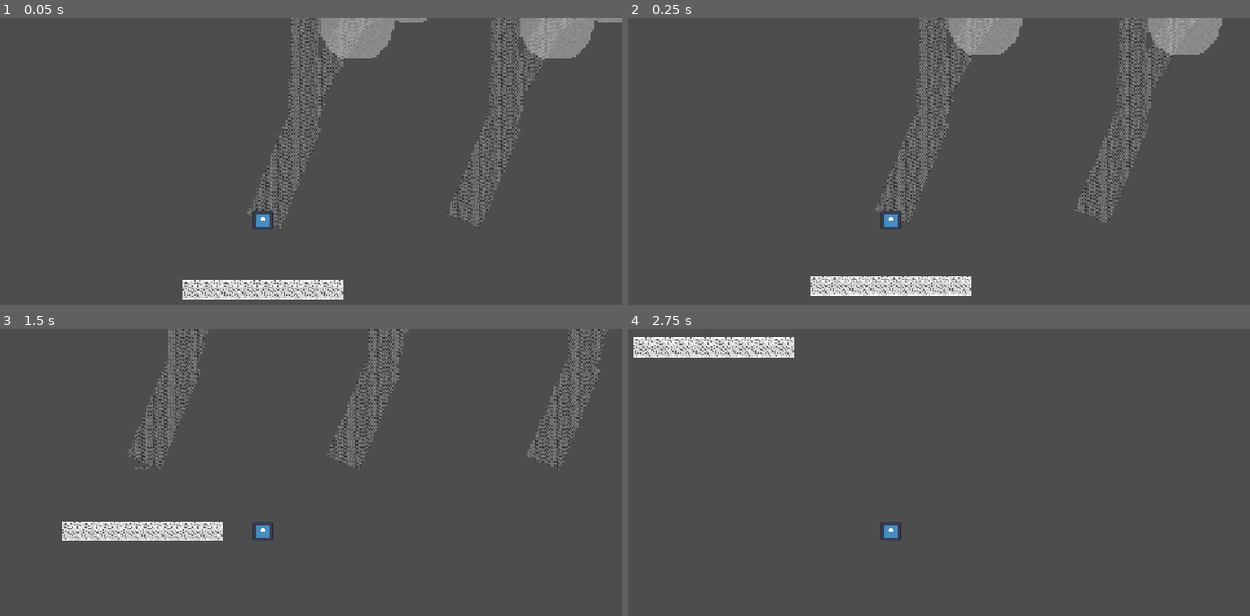
Above: before the commit, frames 1-4 (two rows, left to right).
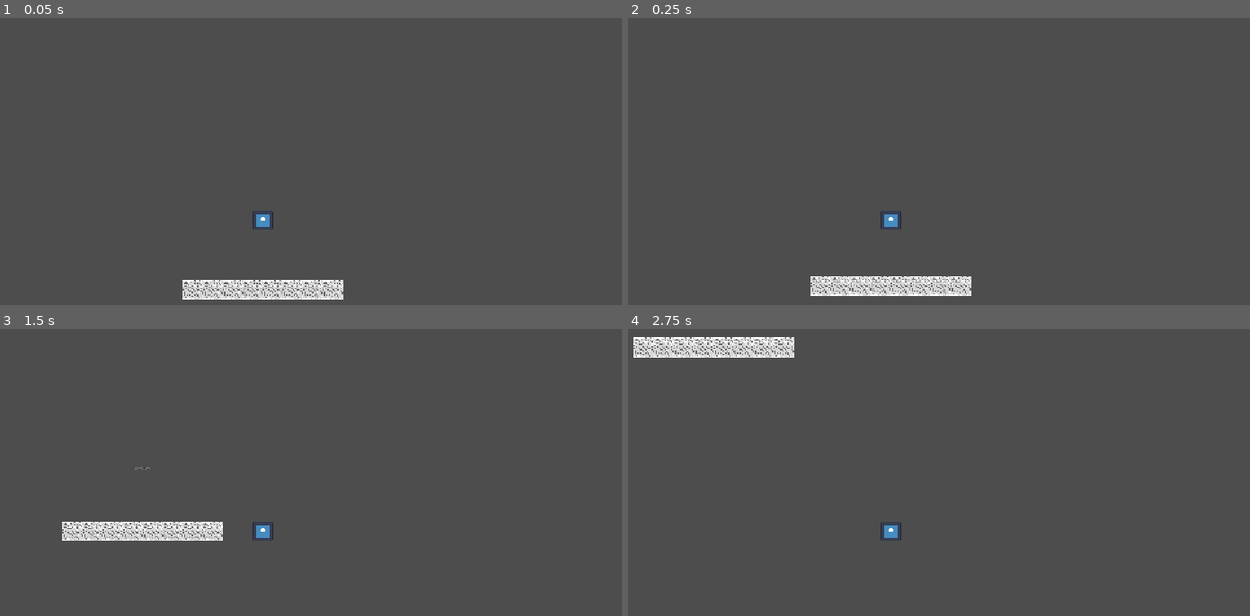
Above: after the commit, the same moments.

Repository: BVipri/amber-starlight
Game: Godot game, scene res://node_3d.tscn
Two runs of this game, one before a commit and one after it. Both use one fixed random seed, a clock stepped at 60 frames per second and the inputs below. The engine's default icon, where the game draws it, is replaced by a stand-in: a white triangle on a blue panel in a dark square.
Inputs:
- Up to frame 1 (0.05 s): no input
- Up to frame 2 (0.25 s): no input
- Up to frame 3 (1.5 s): hold D (right) 0.53-1.28 s; tap Space (jump) at 0.77 s; hold A (left) from 1.28 s (still down)
- Up to frame 4 (2.75 s): tap Space (jump) at 1.52 s; release A (left) at 2.03 s; hold D (right) from 2.03 s (still down)

The runs differ from the first frame. In frame 1, 6.8% of the frame differs, in the area x 39-100%, y 0-74%; in frame 2, 6.2%; in frame 3, 3.8%; in frame 4, nothing differs.

Commit message:
Add files via upload

Diff:
--- a/amber-starlight/Main.gd
+++ b/amber-starlight/Main.gd
@@ -1,5 +1,6 @@
 extends Node2D
 @export var rendDist = 80
+@export var numObjects = 30
 
 var timer = 0
 var mainLayerC1
@@ -11,7 +12,7 @@
 var generating = false
 var loadedX = []
 var objects = []
-var loadedObjects = []
+var loadedObjectX = []
 var planet
 var player
 var noise = FastNoiseLite.new()
@@ -34,27 +35,32 @@
 		newLoadedX.append(x)
 		if loadedX.find(x) == -1:
 			var y = _generate_y(planet.id,x)
-			var bgy = _generate_y(planet.id+3,x*0.8)-planet.scale/20
-			var bgy2 = _generate_y(planet.id+6,x*0.6)-planet.scale/10
+			var bgy = _generate_y(planet.id+3,x)-planet.scale/20
+			var bgy2 = _generate_y(planet.id+6,x)-planet.scale/10
 			for j in range(rendDist/2):
 				var grassNoise = FastNoiseLite.new()
 				grassNoise.noise_type = FastNoiseLite.TYPE_CELLULAR
 				grassNoise.seed = planet.id
 				if j == 0 or j - grassNoise.get_noise_1d(x)*15 < rendDist/16:
 					mainLayerC2.set_cell(Vector2i(x,y+j),1,Vector2i(0,0),0)
-					backgroundLayer1.set_cell(Vector2i(x*0.8,bgy+j),1,Vector2i(0,0),0)
-					backgroundLayer2.set_cell(Vector2i(x*0.6,bgy2+j),1,Vector2i(0,0),0)
+					backgroundLayer1.set_cell(Vector2i(x*1.5,bgy+j),1,Vector2i(0,0),0)
+					if x%2 == 0:
+						var dir = 1 if x<0 else -1
+						backgroundLayer1.set_cell(Vector2i(x*1.5 + dir,bgy+j),1,Vector2i(0,0),0)
+					backgroundLayer2.set_cell(Vector2i(x*2,bgy2+j),1,Vector2i(0,0),0)
+					backgroundLayer2.set_cell(Vector2i(x*2+1,bgy2+j),1,Vector2i(0,0),0)
 				else:
 					mainLayerC1.set_cell(Vector2i(x,y+j),0,Vector2i(0,0),0)
-					backgroundLayer1.set_cell(Vector2i(x*0.8,bgy+j),0,Vector2i(0,0),0)
-					backgroundLayer2.set_cell(Vector2i(x*0.6,bgy2+j),0,Vector2i(0,0),0)
+					backgroundLayer1.set_cell(Vector2i(x*1.5,bgy+j),0,Vector2i(0,0),0)
+					if x%2 == 0:
+						var dir = 1 if x<0 else -1
+						backgroundLayer1.set_cell(Vector2i(x*1.5 + dir,bgy+j),0,Vector2i(0,0),0)
+					backgroundLayer2.set_cell(Vector2i(x*2,bgy2+j),0,Vector2i(0,0),0)
+					backgroundLayer2.set_cell(Vector2i(x*2+1,bgy2+j),0,Vector2i(0,0),0)
 			noise.seed = planet.id + 1
-			if noise.get_noise_1d(x) < 0.15 and x%20==0:
-				var object = objects[random.randi_range(0,14)]
-				var size = Vector2i(random.randi_range(0,30),random.randi_range(0,30))
-				Objects.resizeObject(object[0],size,0)
-				Objects.resizeObject(object[1],size,1)
-				loadedObjects.append([object,Vector2i(x*10-1000,y*10-1000)])
+			if noise.get_noise_1d(x) < 0.15 and x%20==0 and loadedObjectX.find(x) == -1:
+				var object = objects[random.randi_range(0,numObjects-1)]
+				loadedObjectX.append(x)
 				mainObjectLayerC1.set_pattern(Vector2i(x*10-1000,y*10-1000),object[0])
 				mainObjectLayerC2.set_pattern(Vector2i(x*10-1000,y*10-1000),object[1])
 			noise.seed = planet.id
@@ -66,8 +72,12 @@
 			for j in range(rendDist/2):
 				mainLayerC1.erase_cell(Vector2i(x,y+j))
 				mainLayerC2.erase_cell(Vector2i(x,y+j))
-				backgroundLayer1.erase_cell(Vector2i(x,bgy+j))
-				backgroundLayer2.erase_cell(Vector2i(x,bgy2+j))
+				backgroundLayer1.erase_cell(Vector2i(x*1.5,bgy+j))
+				if x%2 == 0:
+					var dir = 1 if x<0 else -1
+					backgroundLayer1.erase_cell(Vector2i(x*1.5 + dir,bgy+j))
+				backgroundLayer2.erase_cell(Vector2i(x*2,bgy2+j))
+				backgroundLayer2.erase_cell(Vector2i(x*2+1,bgy2+j))
 	#for object in loadedObjects:
 		#if newLoadedX.find((object[1].x+1000)/10) == -1:
 			#var cells = object[0][0].get_used_cells()
@@ -103,7 +113,7 @@
 	mainObjectLayerC1.clear()
 	mainObjectLayerC2.clear()
 	loadedX = []
-	loadedObjects = []
+	loadedObjectX = []
 	objects = []
 
 func _gen_planet(p) -> void:
@@ -119,7 +129,7 @@
 	player.gravity = int(planet.size)
 	player.position = Vector2(0,-100)
 	random.seed = planet.id
-	for i in range(15):
+	for i in range(numObjects):
 		objects.append(Objects._generatePlant(planet.id+i))
 
 func _process(delta: float) -> void:
--- a/amber-starlight/ObjectTestScript.gd
+++ b/amber-starlight/ObjectTestScript.gd
@@ -1,11 +1,11 @@
 extends Node
 
-func _ready():
-	var mainObjectLayerC1 = self
-	var mainObjectLayerC2 = self.get_parent().get_node("C2")
-	for i in range(6):
-		var object = Objects._generatePlant(0)
-		Objects.resizeObject(object[0],Vector2i(i,i),0)
-		Objects.resizeObject(object[1],Vector2i(i,i),1)
-		mainObjectLayerC1.set_pattern(Vector2i(i*100-1000,-1000),object[0])
-		mainObjectLayerC2.set_pattern(Vector2i(i*100-1000,-1000),object[1])
+#func _ready():
+	#var mainObjectLayerC1 = self
+	#var mainObjectLayerC2 = self.get_parent().get_node("C2")
+	#for i in range(6):
+		#var object = Objects._generatePlant(0)
+		#Objects.resizeObject(object[0],Vector2i(i,i),0)
+		#Objects.resizeObject(object[1],Vector2i(i,i),1)
+		#mainObjectLayerC1.set_pattern(Vector2i(i*100-1000,-1000),object[0])
+		#mainObjectLayerC2.set_pattern(Vector2i(i*100-1000,-1000),object[1])
--- a/amber-starlight/Objects.gd
+++ b/amber-starlight/Objects.gd
@@ -66,6 +66,7 @@
 	var cells = object.get_used_cells()
 	for cell in cells:
 		for i in range(size.x):
-			object.set_cell(cell*size.x+Vector2i(i,0),source,Vector2i(0,0),0)
-		for j in range(size.y):
-			object.set_cell(cell*size.y+Vector2i(0,j),source,Vector2i(0,0),0)
+			for j in range(size.y):
+				var x = (cell.x-1000)*size.x + i + 1000
+				var y = (cell.y-1000)*size.y + j + 1000
+				object.set_cell(Vector2i(x,y),source,Vector2i(0,0),0)
--- a/amber-starlight/node_3d.tscn
+++ b/amber-starlight/node_3d.tscn
@@ -239,12 +239,12 @@
 
 [node name="C1" type="TileMapLayer" parent="BackgroundLayer1"]
 z_index = -2
-scale = Vector2(0.2, 0.2)
+scale = Vector2(0.125, 0.125)
 tile_set = SubResource("TileSet_i5arm")
 
 [node name="BackgroundLayer2" type="Node" parent="."]
 
 [node name="C1" type="TileMapLayer" parent="BackgroundLayer2"]
 z_index = -4
-scale = Vector2(0.15, 0.15)
+scale = Vector2(0.063, 0.063)
 tile_set = SubResource("TileSet_i5arm")
Not shown: 1 places in amber-starlight/node_3d.tscn that only renumber resources
